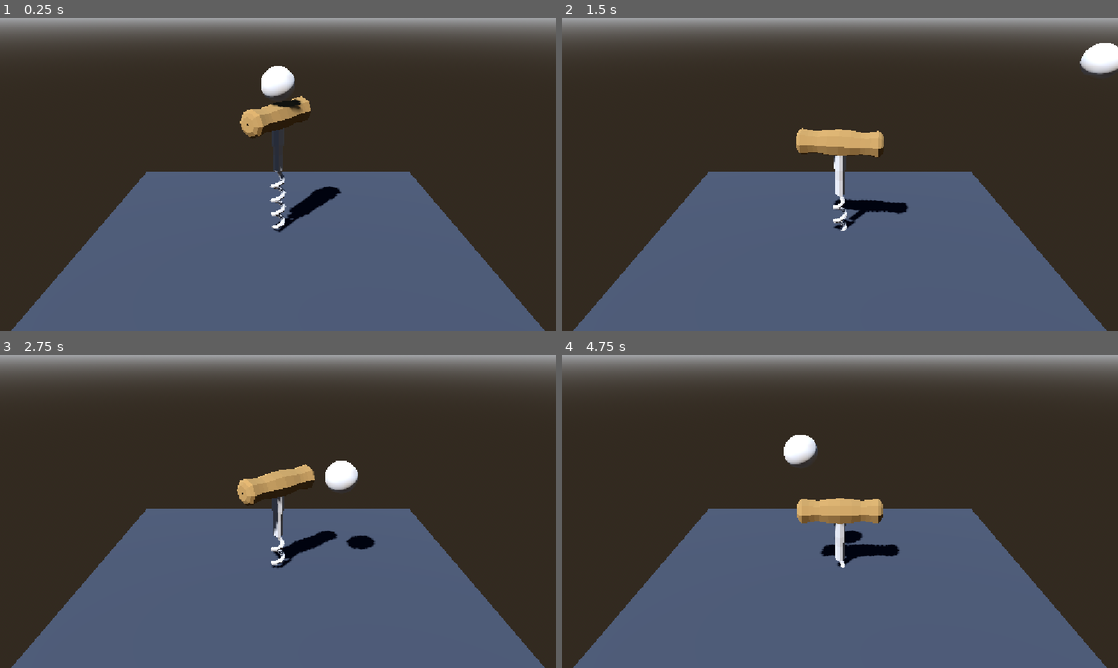
Above: before the commit, frames 1-4 (two rows, left to right).
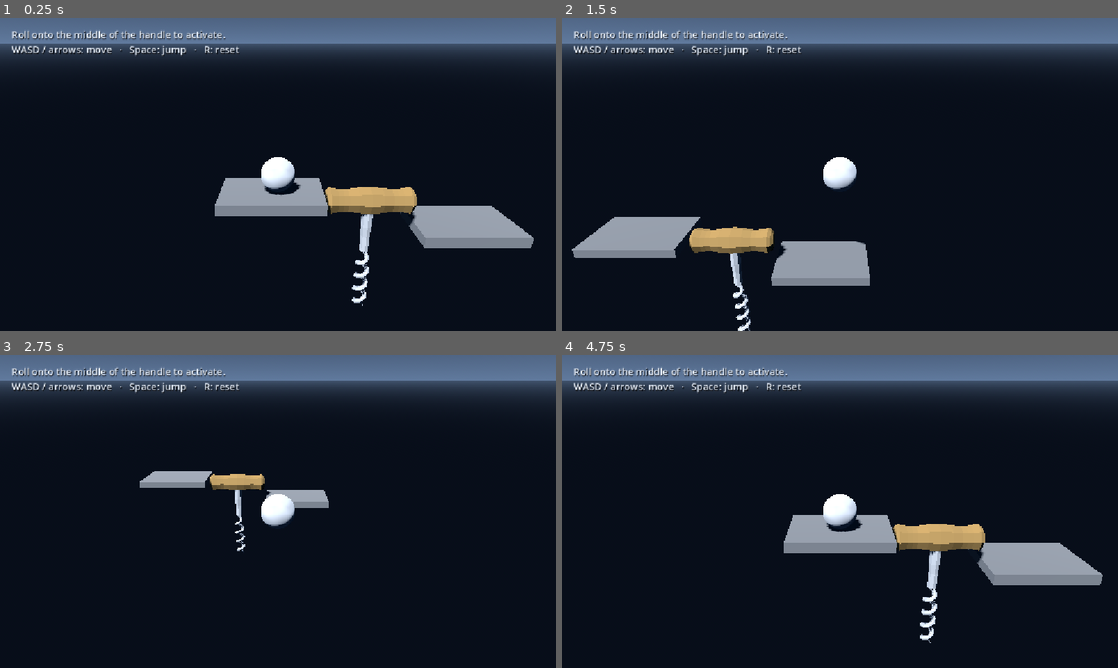
Above: after the commit, the same moments.

Repository: DestroyerMob/rolypoly
Game: Godot game, scene res://scenes/obstacles/corkscrew_demo.tscn
The game is run twice, just before and just after one commit, with the same random seed, the same clock (stepped at 60 frames per second) and the same inputs. This scene is started directly instead of the project's main scene.
Inputs (mouse positions are in pixels of both pictures, inside the frame that each line leads up to):
- Up to frame 1 (0.25 s): no input
- Up to frame 2 (1.5 s): tap Enter at 0.5 s; move the mouse to (962, 158) at 0.52 s; hold D (right) 0.53-1.28 s; tap R at 0.6 s; click (962, 158) at 0.67 s; tap Space (jump) at 0.77, 0.8, 1.07, 1.35 s; move the mouse to (728, 190) at 1.27 s; hold S (backward) from 1.28 s (still down)
- Up to frame 3 (2.75 s): tap Space (jump) at 1.52, 1.82, 2.3 s; tap R at 1.55 s; move the mouse to (333, 442) at 2.02 s; release S (backward) at 2.03 s; hold D (right) from 2.03 s (still down); click (333, 442) at 2.1 s
- Up to frame 4 (4.75 s): move the mouse to (812, 574) at 2.77 s; release D (right) at 2.78 s; hold W (forward) 2.78-3.53 s; tap R at 2.85, 4.55 s; click (812, 574) at 2.92 s; tap Space (jump) at 3.02, 3.32, 3.77, 3.8, 4.07, 4.52 s; move the mouse to (1006, 558) at 3.52 s; hold A (left) from 3.53 s (still down); tap Tab at 3.6 s; move the mouse to (673, 464) at 4.27 s; tap F at 4.35 s

The runs differ from the first frame. In frame 1, 99% of the frame differs, in the area x 0-100%, y 0-100%; in frame 2, 99%; in frame 3, 99%; in frame 4, 99%.

Commit message:
Made the corkscrew better, gave it a wider collider, and now it returns to its original position

Diff:
--- a/scenes/obstacles/corkscrew.tscn
+++ b/scenes/obstacles/corkscrew.tscn
@@ -10,6 +10,12 @@
 
 [sub_resource type="BoxShape3D" id="BoxShape3D_trigger"]
 size = Vector3(1.2, 0.6, 0.9)
+
+[sub_resource type="BoxShape3D" id="BoxShape3D_handle_support"]
+size = Vector3(2.7, 0.5, 1.2)
+
+[sub_resource type="BoxShape3D" id="BoxShape3D_occupancy"]
+size = Vector3(2.7, 1.2, 1.2)
 
 [node name="Corkscrew" type="Node3D"]
 script = ExtResource("3_corkscrew")
@@ -24,6 +30,10 @@
 [node name="CollisionShape3D" type="CollisionShape3D" parent="Body"]
 shape = ExtResource("2_collision")
 
+[node name="HandleSupport" type="CollisionShape3D" parent="Body"]
+position = Vector3(0, 4.15, 0)
+shape = SubResource("BoxShape3D_handle_support")
+
 [node name="Trigger" type="Area3D" parent="Body"]
 position = Vector3(0, 4.64, 0)
 collision_layer = 0
@@ -32,3 +42,12 @@
 
 [node name="CollisionShape3D" type="CollisionShape3D" parent="Body/Trigger"]
 shape = SubResource("BoxShape3D_trigger")
+
+[node name="Occupancy" type="Area3D" parent="Body"]
+position = Vector3(0, 5, 0)
+collision_layer = 0
+collision_mask = 1
+monitorable = false
+
+[node name="CollisionShape3D" type="CollisionShape3D" parent="Body/Occupancy"]
+shape = SubResource("BoxShape3D_occupancy")
--- a/scenes/obstacles/corkscrew_demo.tscn
+++ b/scenes/obstacles/corkscrew_demo.tscn
@@ -1,22 +1,25 @@
-[gd_scene load_steps=10 format=3]
+[gd_scene format=3 uid="uid://ce8wuprk782li"]
 
-[ext_resource type="PackedScene" path="res://scenes/obstacles/corkscrew.tscn" id="1_corkscrew"]
-[ext_resource type="PackedScene" path="res://packed_scenes/player.tscn" id="2_player"]
-[ext_resource type="PackedScene" path="res://scenes/death_zone.tscn" id="3_death_zone"]
+[ext_resource type="PackedScene" uid="uid://djiilbxcqnx2h" path="res://packed_scenes/player.tscn" id="1_player"]
+[ext_resource type="PackedScene" path="res://scenes/obstacles/corkscrew.tscn" id="2_corkscrew"]
+[ext_resource type="PackedScene" uid="uid://13eepn7as43i" path="res://scenes/death_zone.tscn" id="3_death_zone"]
+[ext_resource type="Script" uid="uid://cippae3iaefmb" path="res://scripts/obstacles/corkscrew_demo.gd" id="4_demo"]
+[ext_resource type="Material" uid="uid://cpddhup0sflfy" path="res://materials/StandardTile.tres" id="5_tile_material"]
+[ext_resource type="PhysicsMaterial" uid="uid://ctjaakpok6sre" path="res://materials/physics/StandardPhysics.tres" id="6_tile_physics"]
+[ext_resource type="PackedScene" uid="uid://doto3ydjf6imw" path="res://packed_scenes/default_camera.tscn" id="7_camera"]
 
-[sub_resource type="BoxShape3D" id="BoxShape3D_floor"]
-size = Vector3(12, 1, 10)
+[sub_resource type="BoxMesh" id="BoxMesh_platform"]
+material = ExtResource("5_tile_material")
+size = Vector3(3, 0.3, 2)
 
-[sub_resource type="BoxMesh" id="BoxMesh_floor"]
-size = Vector3(12, 1, 10)
-
-[sub_resource type="StandardMaterial3D" id="StandardMaterial3D_floor"]
-albedo_color = Color(0.31, 0.36, 0.43, 1)
-roughness = 0.78
+[sub_resource type="BoxShape3D" id="BoxShape3D_platform"]
+size = Vector3(3, 0.3, 2)
 
 [sub_resource type="ProceduralSkyMaterial" id="ProceduralSkyMaterial_demo"]
-sky_top_color = Color(0.05, 0.08, 0.15, 1)
-sky_horizon_color = Color(0.46, 0.55, 0.67, 1)
+sky_top_color = Color(0.05, 0.08, 0.14, 1)
+sky_horizon_color = Color(0.38, 0.48, 0.62, 1)
+ground_bottom_color = Color(0.05, 0.07, 0.11, 1)
+ground_horizon_color = Color(0.25, 0.32, 0.42, 1)
 
 [sub_resource type="Sky" id="Sky_demo"]
 sky_material = SubResource("ProceduralSkyMaterial_demo")
@@ -27,36 +30,58 @@
 ambient_light_source = 3
 ambient_light_energy = 0.7
 
-[node name="CorkscrewDemo" type="Node3D"]
+[node name="CorkscrewDemo" type="Node3D" unique_id=659065908]
+script = ExtResource("4_demo")
 
-[node name="Floor" type="StaticBody3D" parent="."]
+[node name="StartPlatform" type="StaticBody3D" parent="." unique_id=263784104]
+transform = Transform3D(1, 0, 0, 0, 1, 0, 0, 0, 1, -2.88, 4.13, 0)
+physics_material_override = ExtResource("6_tile_physics")
 
-[node name="CollisionShape3D" type="CollisionShape3D" parent="Floor"]
-position = Vector3(0, -0.5, 0)
-shape = SubResource("BoxShape3D_floor")
+[node name="Mesh" type="MeshInstance3D" parent="StartPlatform" unique_id=196109686]
+mesh = SubResource("BoxMesh_platform")
 
-[node name="MeshInstance3D" type="MeshInstance3D" parent="Floor"]
-position = Vector3(0, -0.5, 0)
-material_override = SubResource("StandardMaterial3D_floor")
-mesh = SubResource("BoxMesh_floor")
+[node name="CollisionShape3D" type="CollisionShape3D" parent="StartPlatform" unique_id=127959436]
+shape = SubResource("BoxShape3D_platform")
 
-[node name="Corkscrew" parent="." instance=ExtResource("1_corkscrew")]
+[node name="LandingPlatform" type="StaticBody3D" parent="." unique_id=416919729]
+transform = Transform3D(1, 0, 0, 0, 1, 0, 0, 0, 1, 2.88, 3.13, 0)
+physics_material_override = ExtResource("6_tile_physics")
 
-[node name="Player" parent="." instance=ExtResource("2_player")]
-position = Vector3(0, 5.1, 0)
+[node name="Mesh" type="MeshInstance3D" parent="LandingPlatform" unique_id=322017644]
+mesh = SubResource("BoxMesh_platform")
 
-[node name="DeathZone" parent="." instance=ExtResource("3_death_zone")]
-position = Vector3(0, -5, 0)
+[node name="CollisionShape3D" type="CollisionShape3D" parent="LandingPlatform" unique_id=922988374]
+shape = SubResource("BoxShape3D_platform")
 
-[node name="Camera3D" type="Camera3D" parent="."]
-position = Vector3(0, 6.5, 11)
-rotation_degrees = Vector3(-22.5, 0, 0)
+[node name="Corkscrew" parent="." unique_id=1972809118 instance=ExtResource("2_corkscrew")]
+
+[node name="Player" parent="." unique_id=976569790 instance=ExtResource("1_player")]
+transform = Transform3D(1, 0, 0, 0, 1, 0, 0, 0, 1, -2.7, 4.83, 0)
+
+[node name="Camera3D" parent="." unique_id=539925490 instance=ExtResource("7_camera")]
+transform = Transform3D(1, 0, 0, 0, 0.7867442, 0.6172792, 0, -0.6172792, 0.7867442, -2.7, 8.33, 9)
 current = true
-fov = 45.0
+fov = 50.0
 
-[node name="DirectionalLight3D" type="DirectionalLight3D" parent="."]
-rotation_degrees = Vector3(-55, -35, 0)
+[node name="DeathZone" parent="." unique_id=437773252 instance=ExtResource("3_death_zone")]
+transform = Transform3D(1, 0, 0, 0, 1, 0, 0, 0, 1, 0, -4, 0)
+
+[node name="DirectionalLight3D" type="DirectionalLight3D" parent="." unique_id=489816226]
+transform = Transform3D(0.8660254, 0.40957603, -0.28678823, 0, 0.57357645, 0.81915206, 0.5, -0.7094065, 0.49673176, 0, 0, 0)
 shadow_enabled = true
 
-[node name="WorldEnvironment" type="WorldEnvironment" parent="."]
+[node name="WorldEnvironment" type="WorldEnvironment" parent="." unique_id=1462101735]
 environment = SubResource("Environment_demo")
+
+[node name="Instructions" type="CanvasLayer" parent="." unique_id=2125730432]
+
+[node name="Label" type="Label" parent="Instructions" unique_id=702030203]
+offset_left = 24.0
+offset_top = 20.0
+theme_override_colors/font_color = Color(0.93, 0.96, 1, 1)
+theme_override_colors/font_shadow_color = Color(0.03, 0.04, 0.06, 0.8)
+theme_override_constants/shadow_offset_x = 1
+theme_override_constants/shadow_offset_y = 2
+theme_override_font_sizes/font_size = 20
+text = "Roll onto the middle of the handle to activate.
+WASD / arrows: move   ·   Space: jump   ·   R: reset"
--- a/scripts/obstacles/corkscrew.gd
+++ b/scripts/obstacles/corkscrew.gd
@@ -8,11 +8,19 @@
 @export_range(0.01, 60.0, 0.01, "or_greater") var duration := 1.5
 
 @onready var moving_part: AnimatableBody3D = $Body
+@onready var occupancy: Area3D = $Body/Occupancy
 var _motion: Tween
+var _rest_transform: Transform3D
+var _progress := 0.0
+var _angle := 0.0
+var _travel := 0.0
+var _activated := false
 
 
 func _ready() -> void:
+	_rest_transform = moving_part.transform
 	$Body/Trigger.body_entered.connect(_on_body_entered)
+	occupancy.body_exited.connect(_on_body_exited)
 
 
 func _on_body_entered(body: Node3D) -> void:
@@ -21,17 +29,40 @@
 
 
 func trigger() -> void:
-	if _motion and _motion.is_running():
+	if _activated:
 		return
-	_motion = create_tween().set_process_mode(Tween.TWEEN_PROCESS_PHYSICS)
-	_motion.tween_method(
-		_apply_motion.bind(moving_part.transform, deg_to_rad(rotation_amount_degrees), height_change),
-		0.0, 1.0, maxf(duration, 0.01)
-	)
+	_activated = true
+	if is_zero_approx(_progress):
+		_angle = deg_to_rad(rotation_amount_degrees)
+		_travel = height_change
+	_animate_to(1.0)
 
 
-func _apply_motion(progress: float, start: Transform3D, angle: float, travel: float) -> void:
-	var next := start
-	next.origin.y += travel * progress
-	next.basis = start.basis.rotated(Vector3.UP, angle * progress)
+func _on_body_exited(body: Node3D) -> void:
+	if body is Player:
+		_return_if_empty.call_deferred()
+
+
+func _return_if_empty() -> void:
+	if not _activated:
+		return
+	for body in occupancy.get_overlapping_bodies():
+		if body is Player:
+			return
+	_activated = false
+	_animate_to(0.0)
+
+
+func _animate_to(target: float) -> void:
+	if _motion:
+		_motion.kill()
+	_motion = create_tween().set_process_mode(Tween.TWEEN_PROCESS_PHYSICS)
+	_motion.tween_method(_apply_motion, _progress, target, maxf(duration, 0.01))
+
+
+func _apply_motion(progress: float) -> void:
+	_progress = progress
+	var next := _rest_transform
+	next.origin.y += _travel * progress
+	next.basis = _rest_transform.basis.rotated(Vector3.UP, _angle * progress)
 	moving_part.transform = next
--- /dev/null
+++ b/scripts/obstacles/corkscrew_demo.gd
@@ -0,0 +1,6 @@
+extends Node3D
+
+
+func _unhandled_key_input(event: InputEvent) -> void:
+	if event is InputEventKey and event.pressed and not event.echo and event.physical_keycode == KEY_R:
+		get_tree().reload_current_scene()
Not shown: 1 places in scenes/obstacles/corkscrew.tscn that only renumber resources
Not shown, added: scripts/obstacles/corkscrew_demo.gd.uid
